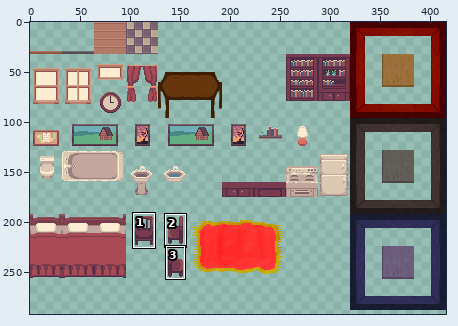
File history of a sprite sheet, data/images/tilesets/interior.png. Above: a wide view before the commit, with the close-up outlined.
Close-up. Before:
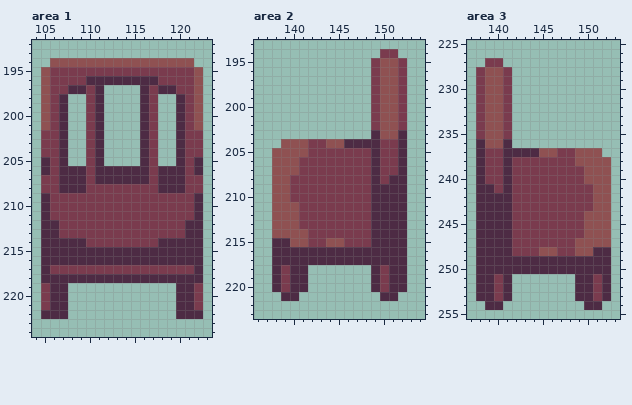
The file is 416x320 pixels. Shown: area 1: x 104..123, y 192..224; area 2: x 136..154, y 193..223; area 3: x 137..153, y 225..255. The wide view leaves out empty margins. The commit also changed other parts of the picture, which this record leaves out.
After the commit:
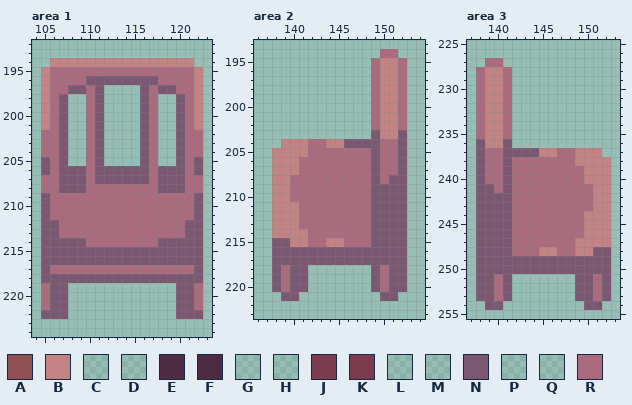
Palette (. is transparent): A #8f5152  B #c18384  C #4d2b4401  D #4d2b4402  E #4d2b44fe  F #4d2b44  G #7a3b4e01  H #7a3b4e02  J #7a3b4efe  K #7a3b4e  L #7a587102  M #7a587104  N #7a5871  P #aa6b7e02  Q #aa6b7e04  R #aa6b7e
Edits made:
Changed rows in their new state; - is an unchanged pixel.
Area 1:
first column x 105:
194 -BBBBBBBBBBBBBBBB-
195 BRRRRRRRRRRRRRRRRB
196 BRRRRNNNNNNNNRRRRB
197 BRRNNRN----NRNNRRB
198 BRN--RN----NR--NRB
199 BRN--RN----NR--NRB
200 BRN--RN----NR--NRB
201 BRN--RN----NR--NRB
202 RRNM-RNM---NRQ-NRR
203 RRNL-RNL---NRP-NRR
204 RRNL-RNL---NRP-NRR
205 NRN--RN----NR--NRN
206 NRNNNRNNNNNNRNNNRN
207 RRNNNRNNNNNNRNNNRR
208 RRNNNRRRRRRRRNNNRR
209 NRRRRRRRRRRRRRRRRN
210 NRRRRRRRRRRRRRRRRN
211 NRRRRRRRRRRRRRRRRN
212 NNRRRRRRRRRRRRRRNN
213 NNRRRRRRRRRRRRRRNN
214 NNNNNRRRRRRRRNNNNN
215 NNNNNNNNNNNNNNNNNN
216 NNNNNNNNNNNNNNNNNN
217 NRRRRRRRRRRRRRRRRN
218 NNNNNNNNNNNNNNNNNN
219 RNN------------NNR
220 RNN------------NNR
221 RNN------------NNR
222 NNN------------NNN
Area 2:
first column x 138:
194 ------------RR-
195 -----------RBBR
196 -----------RBBR
197 -----------RBBR
198 -----------RBBR
199 -----------RBBR
200 -----------RBBR
201 -----------RBBR
202 -----------RBBR
203 -----------NBBN
204 -BBBRRBBNNNNRRN
205 BBBBRRRRRRRNRRN
206 BBBRRRRRRRRNRRN
207 BBBRRRRRRRRNRRN
208 BBRRRRRRRRRNRNN
209 BBRRRRRRRRRNNNN
210 BBRRRRRRRRRNNNN
211 BBBRRRRRRRRNNNN
212 BBBRRRRRRRRNNNN
213 BBBRRRRRRRRNNNN
214 BBBBRRRRRRRNNNN
215 NNBBRRBBRRRNNNN
216 NNNNNNNNNNNNNNN
217 NNNNNNNNNNNNNNN
218 NRNN-------NRNN
219 NRNN-------NRNN
220 NRNN-------NRNN
221 -NN---------NN-
Area 3:
first column x 138:
227 -RR------------
228 RBBR-----------
229 RBBR-----------
230 RBBR-----------
231 RBBR-----------
232 RBBR-----------
233 RBBR-----------
234 RBBR-----------
235 RBBR-----------
236 NBBN-----------
237 NRRNNNNBBRRBBB-
238 NRRNRRRRRRRBBBB
239 NRRNRRRRRRRRBBB
240 NRRNRRRRRRRRBBB
241 NNRNRRRRRRRRRBB
242 NNNNRRRRRRRRRBB
243 NNNNRRRRRRRRRBB
244 NNNNRRRRRRRRBBB
245 NNNNRRRRRRRRBBB
246 NNNNRRRRRRRRBBB
247 NNNNRRRRRRRBBBB
248 NNNNRRRBBRRBBNN
249 NNNNNNNNNNNNNNN
250 NNNNNNNNNNNNNNN
251 NNRN-------NNRN
252 NNRN-------NNRN
253 NNRN-------NNRN
254 -NN---------NN-
